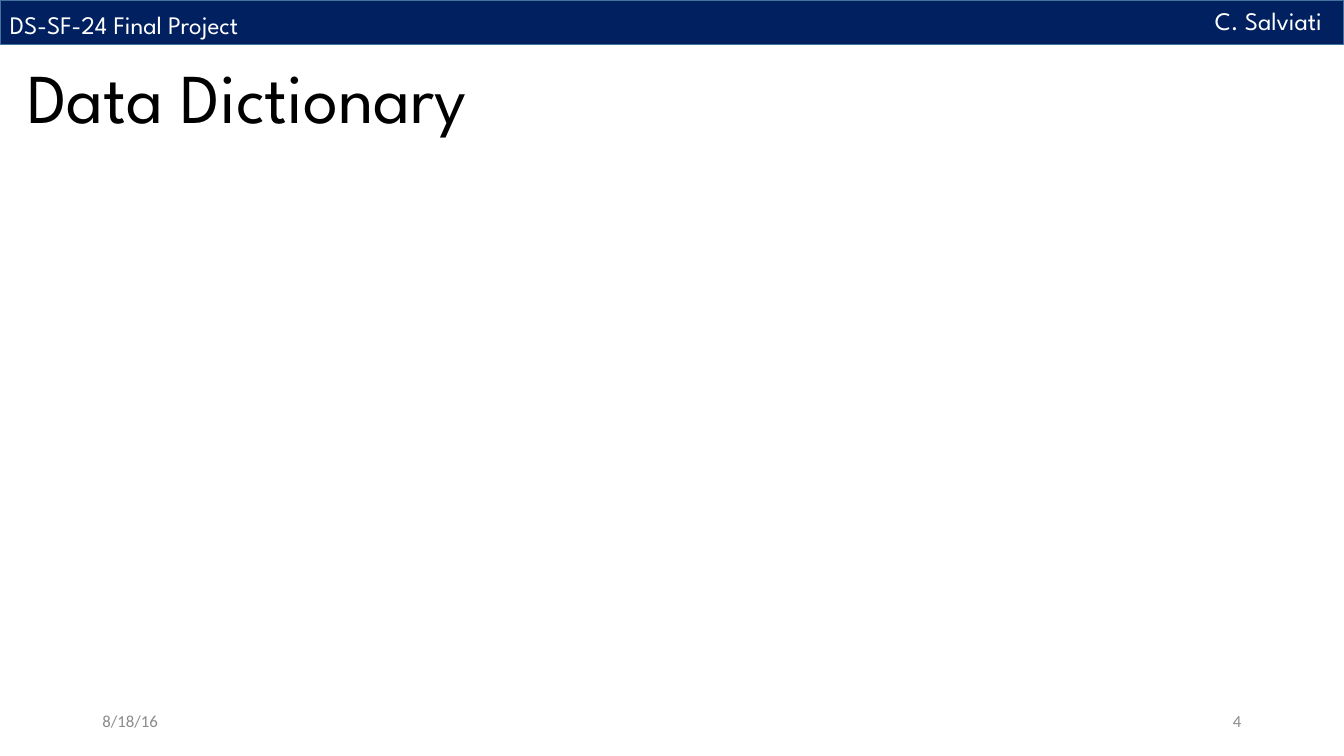
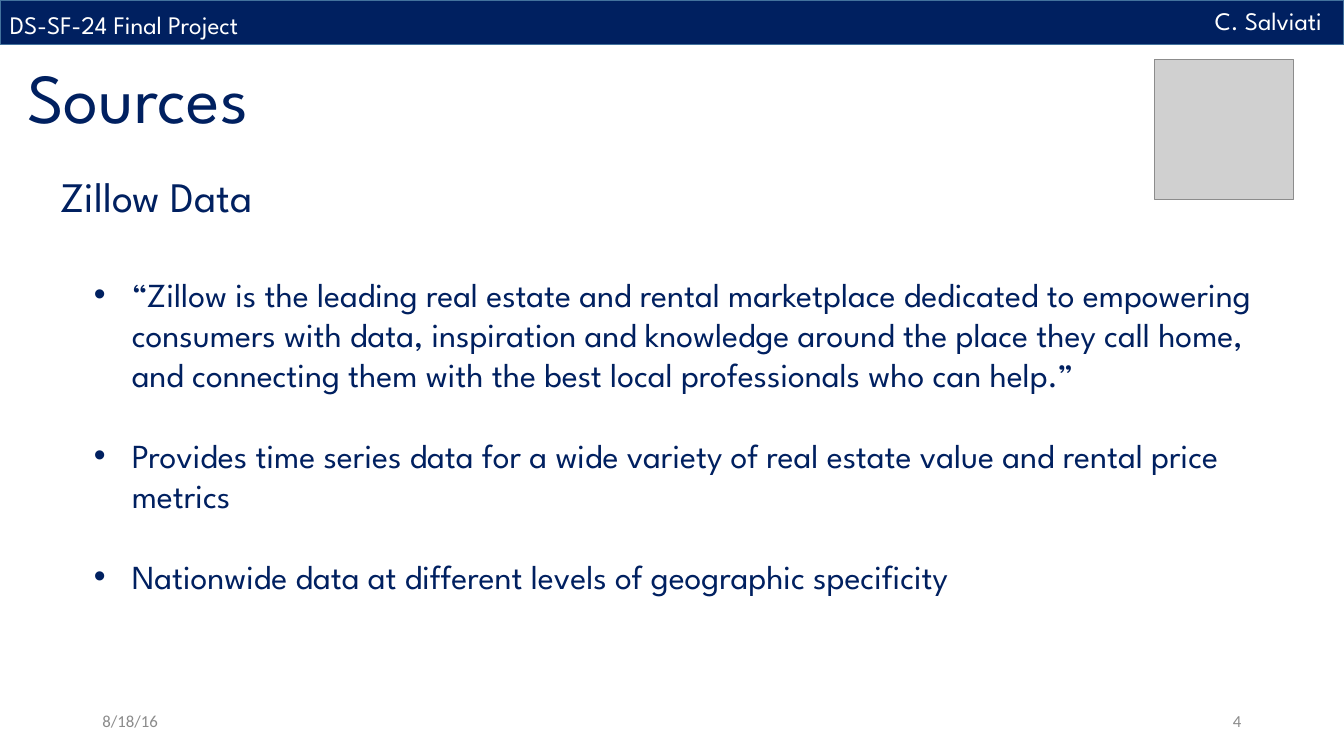
Before and after one commit to crsalviati/CA_Housing, a slide deck: slide 4 of Final_Presentation_CSalviati.pptx. Drawn at 1344x756 pixels with LibreOffice and Linux fonts; fonts in the diff are those of the drawing; grey boxes stand for pictures. Boxes give left, top, right and bottom in pixels: in the first picture for what was removed or moved away, otherwise in the second. Text is boxed around its words. In the diff, an @@ line names an element or a change of style, - is before the commit and + after.

```diff
--- a/Final_Presentation_CSalviati.pptx
+++ b/Final_Presentation_CSalviati.pptx
@@ picture added at [1155,59,1295,200] @@
@@ text at [27,76,248,124]: text changed; text colour #000000 to #002060 @@
-Data Dictionary
+Sources
@@ text added at [60,183,253,213], 30 pt, text #002060 @@
+  Zillow Data
@@ text added at [132,284,1251,597], 24 pt, text #002060 @@
+  • “Zillow is the leading real estate and rental marketplace dedicated to empowering consumers with data, inspiration and knowledge around the place they call home, and connecting them with the best local professionals who can help.”
+  • Provides time series data for a wide variety of real estate value and rental price metrics
+  • Nationwide data at different levels of geographic specificity
```
Also in this commit, not shown: 10 other slides changed, 9 other files.
